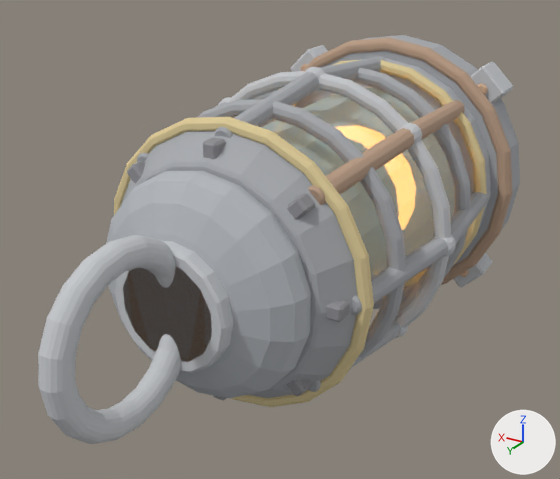
The FBX model Assets/GeneratedBaseItems/14_Sanity_Beacon_Lantern.fbx: old version first, new version second.
One viewpoint serves both versions: a 50 mm camera at (-1.28, 3.17, 1.06) aimed at (-0.01, 1.05, 0.0). Every picture has the same lights, and +X, +Y and +Z are marked at lower right. The first picture is the older version.

In view in the first picture: '14_Sanity_Beacon_Lantern'.
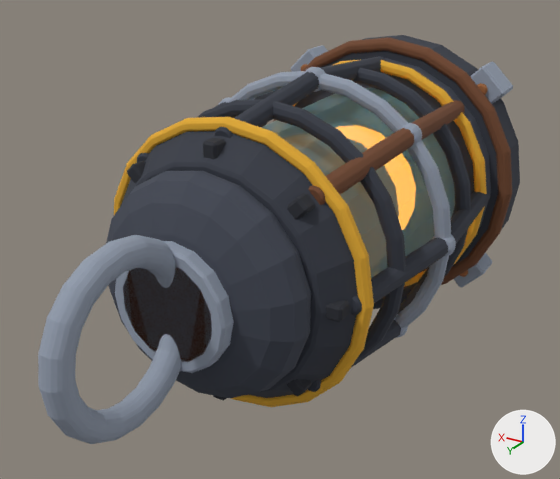
Patch to the scene script:
```diff
--- a/Assets/GeneratedBaseItems/14_Sanity_Beacon_Lantern.fbx.py
+++ b/Assets/GeneratedBaseItems/14_Sanity_Beacon_Lantern.fbx.py
@@ mat_hazard___faded_amber @@
 mat_hazard___faded_amber = principled_material('Hazard | faded amber')
-mat_hazard___faded_amber.base_color = (0.733, 0.603, 0.319)  # beige #decc99
+mat_hazard___faded_amber.base_color = (0.748, 0.393, 0.0272)  # orange #e0a82e
 mat_hazard___faded_amber.roughness = 0.94
@@ mat_iron___scraped_edges @@
 mat_iron___scraped_edges = principled_material('Iron | scraped edges')
-mat_iron___scraped_edges.base_color = (0.562, 0.579, 0.603)  # light grey #c6c8cc
+mat_iron___scraped_edges.base_color = (0.38, 0.43, 0.52)  # light grey #a6afbf
 mat_iron___scraped_edges.roughness = 0.94
+mat_iron___scraped_edges.metallic = 0.55
@@ mat_titanium___graphite_armor @@
 mat_titanium___graphite_armor = principled_material('Titanium | graphite armor')
-mat_titanium___graphite_armor.base_color = (0.455, 0.477, 0.507)  # grey #b4b8bd
+mat_titanium___graphite_armor.base_color = (0.055, 0.0637, 0.089)  # greyish blue #424754
 mat_titanium___graphite_armor.roughness = 0.94
@@ mat_rust___orange_oxide @@
 mat_rust___orange_oxide = principled_material('Rust | orange oxide')
-mat_rust___orange_oxide.base_color = (0.626, 0.42, 0.281)  # beige #cfad90
+mat_rust___orange_oxide.base_color = (0.32, 0.12, 0.04)  # brown #996138
 mat_rust___orange_oxide.roughness = 0.94
@@ mat_rust___deep_brown @@
 mat_rust___deep_brown = principled_material('Rust | deep brown')
-mat_rust___deep_brown.base_color = (0.487, 0.335, 0.237)  # beige #b99d86
+mat_rust___deep_brown.base_color = (0.16, 0.06, 0.025)  # brown #6f452c
 mat_rust___deep_brown.roughness = 0.94
@@ mat_iron___dark_forged_steel @@
 mat_iron___dark_forged_steel = principled_material('Iron | dark forged steel')
-mat_iron___dark_forged_steel.base_color = (0.394, 0.407, 0.432)  # grey #a8abb0
+mat_iron___dark_forged_steel.base_color = (0.038, 0.044, 0.062)  # greyish blue #373b46
 mat_iron___dark_forged_steel.roughness = 0.94
@@ mat_charcoal___blackened @@
 mat_charcoal___blackened = principled_material('Charcoal | blackened')
-mat_charcoal___blackened.base_color = (0.281, 0.281, 0.301)  # grey #909095
-mat_charcoal___blackened.roughness = 0.94
+mat_charcoal___blackened.base_color = (0.022, 0.0245, 0.0331)  # dark grey #292b33
+mat_charcoal___blackened.roughness = 0.92
@@ mat_glass___dusty_teal @@
 mat_glass___dusty_teal = principled_material('Glass | dusty teal')
-mat_glass___dusty_teal.base_color = (0.444, 0.595, 0.626)  # pale blue #b2cbcf
-mat_glass___dusty_teal.roughness = 0.94
+mat_glass___dusty_teal.base_color = (0.12, 0.28, 0.34)  # cyan #61909e
+mat_glass___dusty_teal.roughness = 0.35
 mat_glass___dusty_teal.alpha = 0.55
+mat_glass___dusty_teal.metallic = 0.1
@@ mat_ember___orange_glow @@
 mat_ember___orange_glow = principled_material('Ember | orange glow')
-mat_ember___orange_glow.base_color = (0.897, 0.611, 0.301)  # beige #f3cd95
-mat_ember___orange_glow.roughness = 0.94
-mat_ember___orange_glow.emission_color = (1.0, 0.42, 0.08)  # orange #ffad50
-mat_ember___orange_glow.emission_strength = 2.8
+mat_ember___orange_glow.base_color = (0.89, 0.28, 0.02)  # orange #f29027
+mat_ember___orange_glow.roughness = 0.9
+mat_ember___orange_glow.emission_color = (1.0, 0.42, 0.04)  # orange #ffad38
+mat_ember___orange_glow.emission_strength = 2.4
```

Location of each change, (x1, y1, x2, y2) in pixels of the pictures (560 x 479 px):
'14_Sanity_Beacon_Lantern', recoloured, surface changed
    both: (38, 35, 520, 444)
